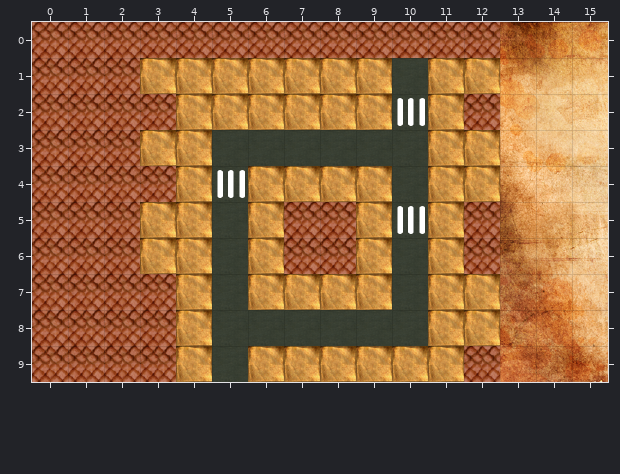
Two states of a Tiled map, assets/streetpirates-level2.tmx. Above is the file before it was changed.
Cells are 60x60 px. Shown: x 0..15, y 0..9.
After the commit:
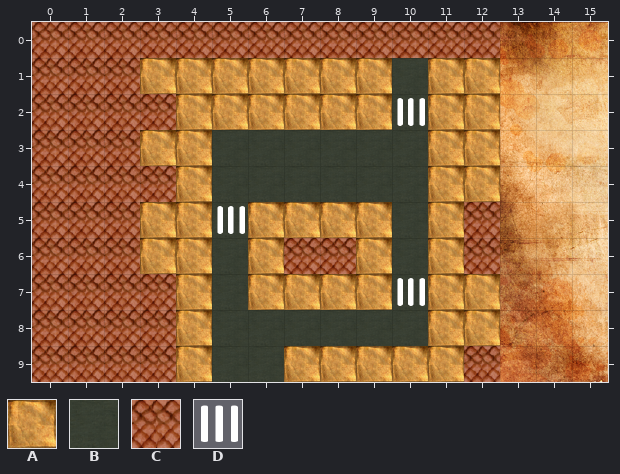
Key: from "map_tiles (2)": A 0, B 3, C 6, D 9.
_ is an empty cell.
Diff:
Layer "Tile Layer 1":
Tile C gives way to tile A in row 2 at x 12; in row 5 at x 7 to 8.
Tile A gives way to tile B in row 4 at x 6 to 9; in row 9 at x 6.
Layer "Tile Layer 2":
The edit adds tile D in row 5 at x 5; in row 7 at x 10.
The edit erases tile D in row 4 at x 5; in row 5 at x 10.
Boxes around the changes in both pictures, in picture pixels (x1, y1, x2, y2):
changed: (464, 94, 500, 130)
changed: (217, 166, 425, 238)
added: (397, 278, 425, 306)
changed: (248, 346, 284, 382)
